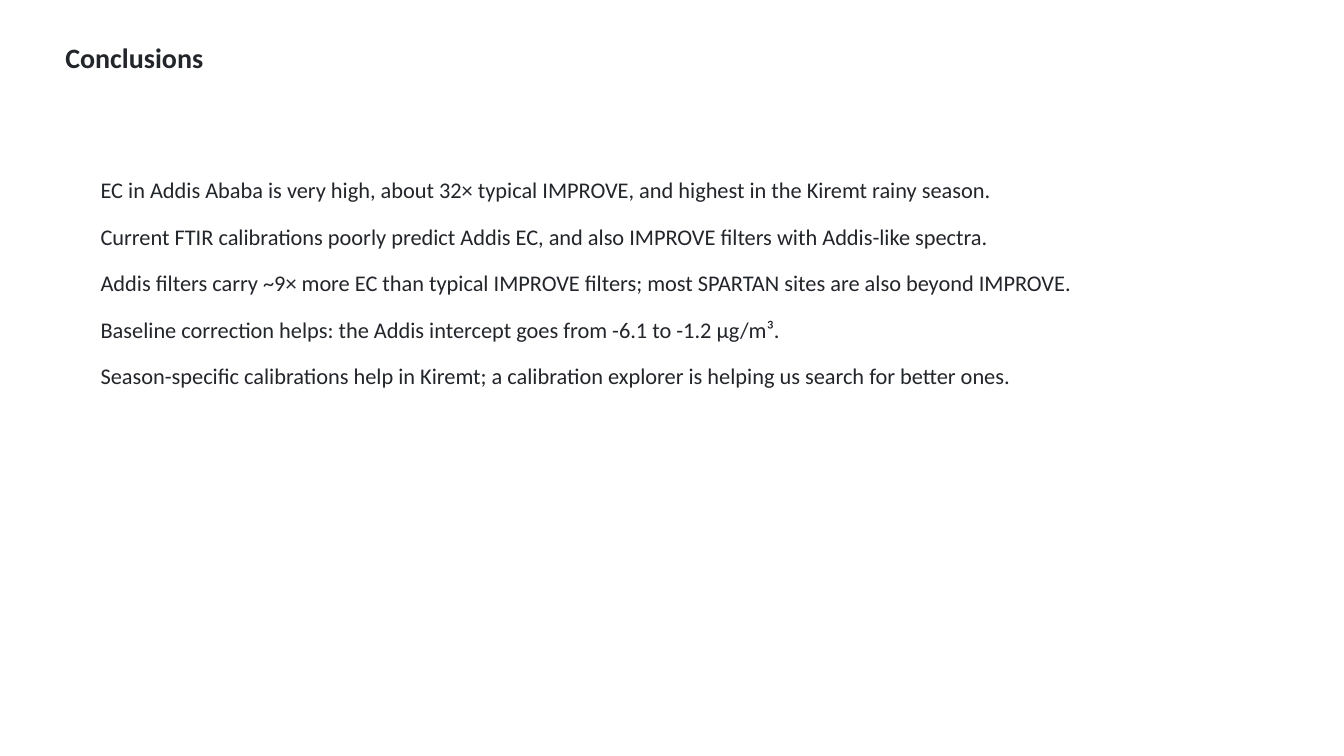
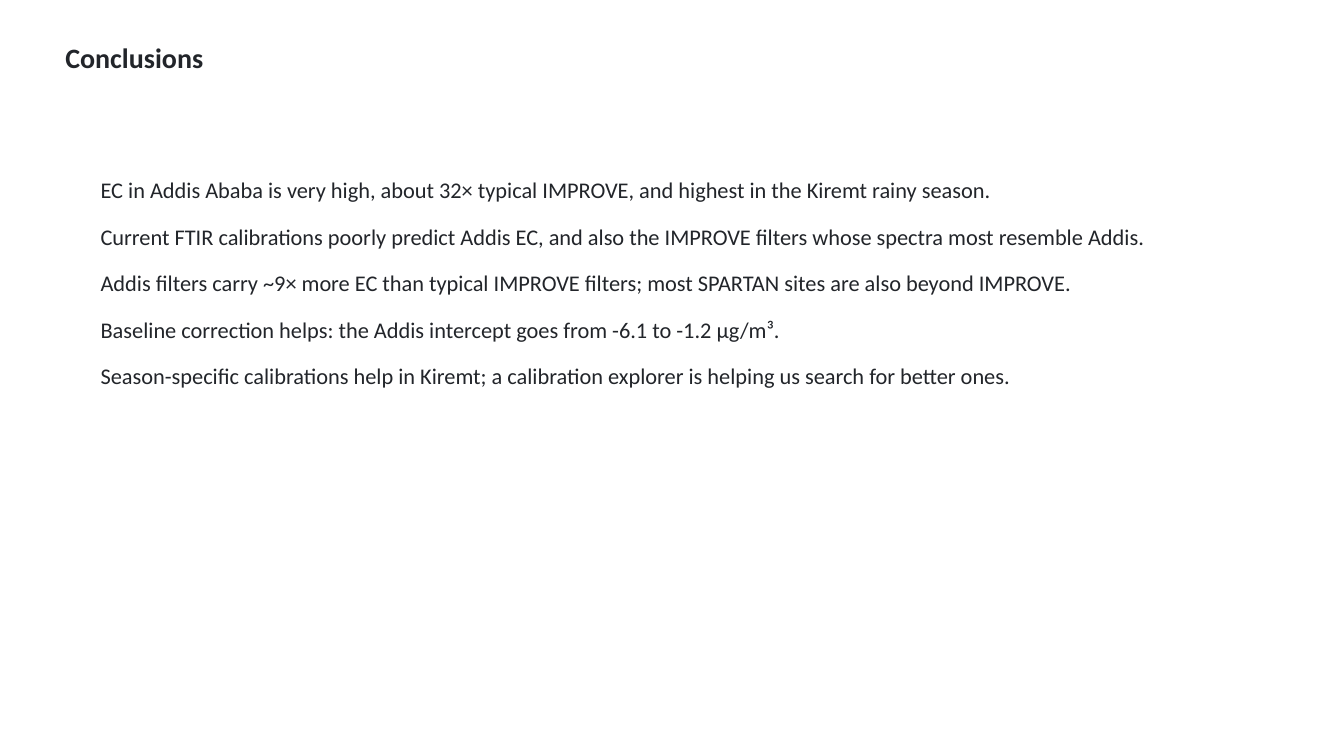
Before and after one commit to ahzs645/aethmodular, a slide deck: slide 11 of deliverables/aaar_poster_2026/aaar_practice_2026-10-15.pptx. Drawn at 1344x756 pixels with LibreOffice and Linux fonts; fonts in the diff are those of the drawing. Boxes give left, top, right and bottom in pixels: in the first picture for what was removed or moved away, otherwise in the second. Text is boxed around its words. In the diff, an @@ line names an element or a change of style, - is before the commit and + after.

```diff
--- a/deliverables/aaar_poster_2026/aaar_practice_2026-10-15.pptx
+++ b/deliverables/aaar_poster_2026/aaar_practice_2026-10-15.pptx
@@ text at bbox=[101, 229, 1144, 249]: text changed @@
-Current FTIR calibrations poorly predict Addis EC, and also IMPROVE filters with Addis-like spectra.
+Current FTIR calibrations poorly predict Addis EC, and also the IMPROVE filters whose spectra most resemble Addis.
```
Also in this commit, not shown: 4 other slides changed, 14 other files.
